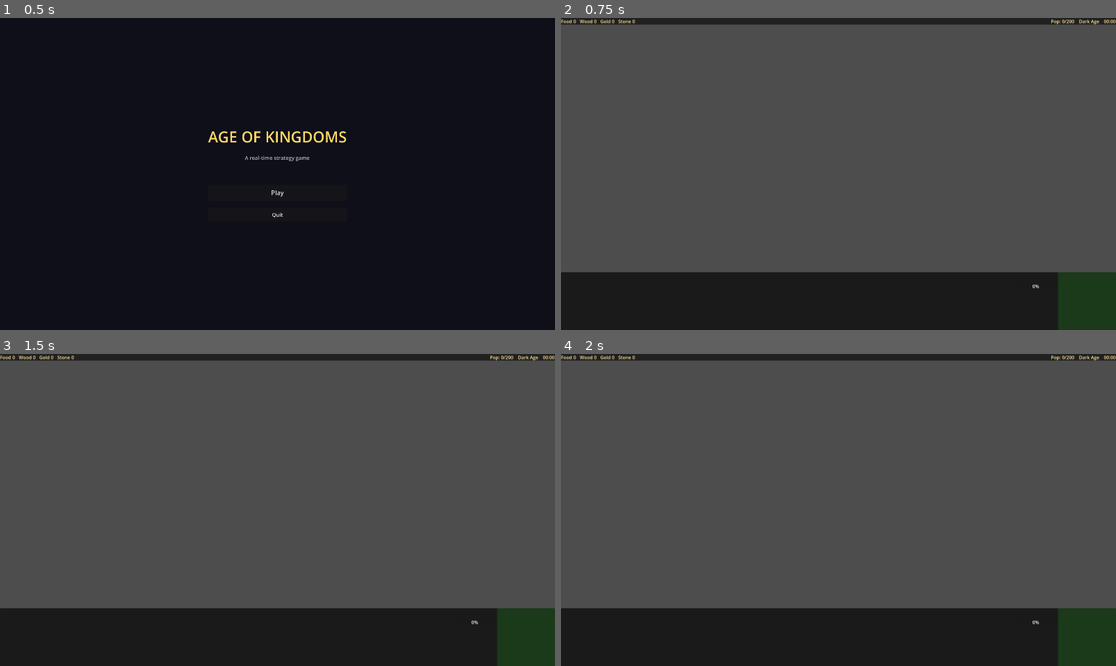
Above: before the commit, frames 1-4 (two rows, left to right).
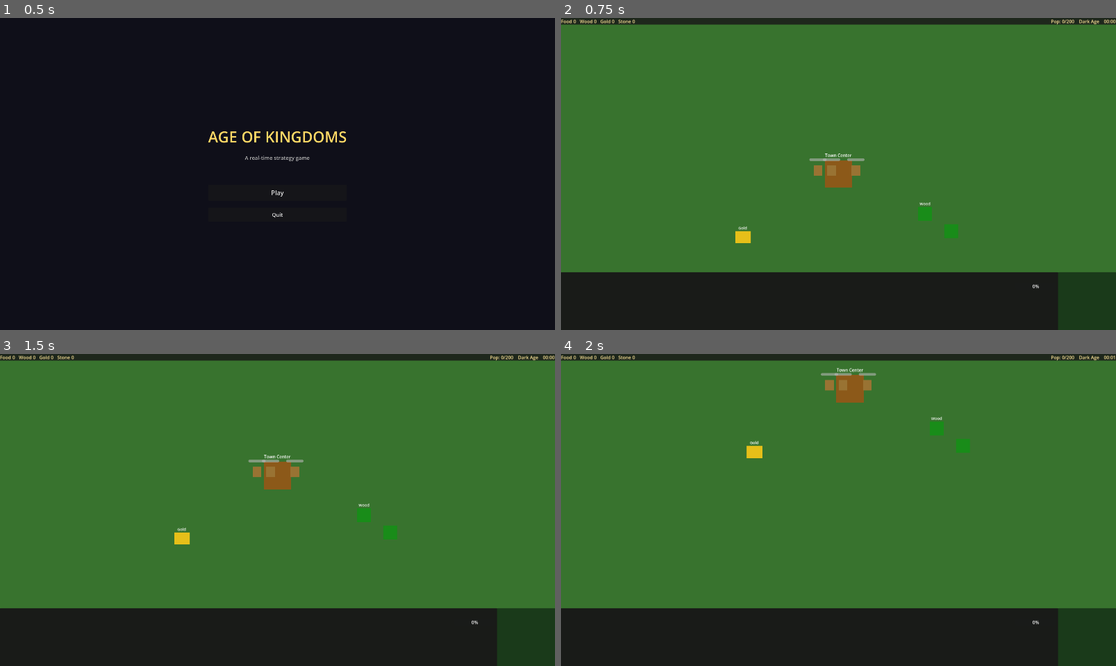
Above: after the commit, the same moments.

Repository: enrimr/rts-game-godot
Game: Godot game, scene res://scenes/game/main_menu.tscn
The game is run twice, just before and just after one commit, with the same random seed, the same clock (stepped at 60 frames per second) and the same inputs.
Inputs (mouse positions are in pixels of both pictures, inside the frame that each line leads up to):
- Up to frame 1 (0.5 s): no input
- Up to frame 2 (0.75 s): click "Play" at 0.5 s
- Up to frame 3 (1.5 s): tap Enter at 1.25 s; move the mouse to (399, 494) at 1.27 s; hold S (camera_pan_down) from 1.28 s (still down); click (399, 494) at 1.42 s
- Up to frame 4 (2 s): keep holding S (camera_pan_down); tap A (camera_pan_left) at 1.55 s

Frame 1 is identical in both runs. In frame 2, 79% of the frame differs, in the area x 0-100%, y 2-82%; in frame 3, 79%; in frame 4, 79%, in the area x 0-100%, y 0-82%.

Commit message:
Make villager visible and playable in game world
- Add colored rectangle placeholder body to villager.tscn (brown rect,
  no art assets needed) and fix SelectionCircle alpha 0 -> 0.7
- Rewrite game_world.tscn: add NavigationRegion2D (4000x4000 walkable
  area), Camera2D, green ground ColorRect, Town Center drop-off node,
  two wood trees, one gold mine — all with colored placeholder visuals
- Add game_world.gd: spawns 3 villagers on _ready, initialises player 0
  resources and population, handles camera pan (WASD), scroll-wheel zoom,
  left-click drag selection, right-click move order

Co-Authored-By: Claude Sonnet 4.6 <noreply@anthropic.com>

Diff:
--- a/project/scenes/game/game_world.tscn
+++ b/project/scenes/game/game_world.tscn
@@ -1,15 +1,132 @@
-[gd_scene load_steps=3 format=3 uid="uid://placeholder_game_world"]
+[gd_scene load_steps=12 format=3 uid="uid://placeholder_game_world"]
 
-[ext_resource type="PackedScene" path="res://scenes/ui/hud/hud.tscn" id="1_hud"]
-[ext_resource type="Script" path="res://scripts/map/map_manager.gd" id="2_mapmgr"]
+[ext_resource type="Script" path="res://scripts/game/game_world.gd" id="1_gwscript"]
+[ext_resource type="PackedScene" path="res://scenes/ui/hud/hud.tscn" id="2_hud"]
+[ext_resource type="Script" path="res://scripts/map/map_manager.gd" id="3_mapmgr"]
+[ext_resource type="Script" path="res://scripts/economy/drop_off_building.gd" id="4_dropoff"]
+[ext_resource type="Script" path="res://scripts/economy/resource_node.gd" id="5_resnode"]
+
+[sub_resource type="NavigationPolygon" id="NavigationPolygon_1"]
+vertices = PackedVector2Array(-2000, -2000, 2000, -2000, 2000, 2000, -2000, 2000)
+polygons = [PackedInt32Array(0, 1, 2, 3)]
+outlines = [PackedVector2Array(-2000, -2000, 2000, -2000, 2000, 2000, -2000, 2000)]
+
+[sub_resource type="RectangleShape2D" id="RectangleShape2D_ground"]
+size = Vector2(4000, 4000)
+
+[sub_resource type="CircleShape2D" id="CircleShape2D_dropoff"]
+radius = 32.0
+
+[sub_resource type="CircleShape2D" id="CircleShape2D_tree"]
+radius = 20.0
+
+[sub_resource type="StyleBoxFlat" id="StyleBoxFlat_ground"]
+bg_color = Color(0.22, 0.45, 0.18, 1.0)
 
 [node name="GameWorld" type="Node2D"]
+script = ExtResource("1_gwscript")
+
+[node name="Ground" type="ColorRect" parent="."]
+offset_left = -2000.0
+offset_top = -2000.0
+offset_right = 2000.0
+offset_bottom = 2000.0
+color = Color(0.22, 0.45, 0.18, 1.0)
+z_index = -10
+
+[node name="NavigationRegion2D" type="NavigationRegion2D" parent="."]
+navigation_polygon = SubResource("NavigationPolygon_1")
 
 [node name="MapManager" type="Node" parent="."]
-script = ExtResource("2_mapmgr")
+script = ExtResource("3_mapmgr")
+
+[node name="DropOffNode" type="Node2D" parent="."]
+position = Vector2(0.0, 0.0)
+script = ExtResource("4_dropoff")
+player_id = 0
+
+[node name="DropOffVisual" type="ColorRect" parent="DropOffNode"]
+offset_left = -32.0
+offset_top = -32.0
+offset_right = 32.0
+offset_bottom = 32.0
+color = Color(0.55, 0.35, 0.1, 1.0)
+
+[node name="DropOffLabel" type="Label" parent="DropOffNode"]
+offset_left = -40.0
+offset_top = -50.0
+offset_right = 40.0
+offset_bottom = -34.0
+text = "Town Center"
+horizontal_alignment = 1
+theme_override_font_sizes/font_size = 10
+theme_override_colors/font_color = Color(1, 1, 1, 1)
+
+[node name="Tree1" type="Node2D" parent="."]
+position = Vector2(200.0, 100.0)
+script = ExtResource("5_resnode")
+resource_type = 0
+initial_amount = 200.0
+
+[node name="TreeVisual1" type="ColorRect" parent="Tree1"]
+offset_left = -16.0
+offset_top = -24.0
+offset_right = 16.0
+offset_bottom = 8.0
+color = Color(0.1, 0.55, 0.1, 1.0)
+
+[node name="TreeLabel1" type="Label" parent="Tree1"]
+offset_left = -20.0
+offset_top = -38.0
+offset_right = 20.0
+offset_bottom = -26.0
+text = "Wood"
+horizontal_alignment = 1
+theme_override_font_sizes/font_size = 9
+theme_override_colors/font_color = Color(1, 1, 1, 1)
+
+[node name="Tree2" type="Node2D" parent="."]
+position = Vector2(260.0, 140.0)
+script = ExtResource("5_resnode")
+resource_type = 0
+initial_amount = 200.0
+
+[node name="TreeVisual2" type="ColorRect" parent="Tree2"]
+offset_left = -16.0
+offset_top = -24.0
+offset_right = 16.0
+offset_bottom = 8.0
+color = Color(0.1, 0.55, 0.1, 1.0)
+
+[node name="GoldMine" type="Node2D" parent="."]
+position = Vector2(-220.0, 150.0)
+script = ExtResource("5_resnode")
+resource_type = 1
+initial_amount = 150.0
+
+[node name="GoldVisual" type="ColorRect" parent="GoldMine"]
+offset_left = -18.0
+offset_top = -18.0
+offset_right = 18.0
+offset_bottom = 10.0
+color = Color(0.9, 0.75, 0.1, 1.0)
+
+[node name="GoldLabel" type="Label" parent="GoldMine"]
+offset_left = -20.0
+offset_top = -32.0
+offset_right = 20.0
+offset_bottom = -20.0
+text = "Gold"
+horizontal_alignment = 1
+theme_override_font_sizes/font_size = 9
+theme_override_colors/font_color = Color(1, 1, 1, 1)
 
 [node name="UnitsLayer" type="Node2D" parent="."]
 
 [node name="BuildingsLayer" type="Node2D" parent="."]
 
-[node name="HUD" parent="." instance=ExtResource("1_hud")]
+[node name="Camera2D" type="Camera2D" parent="."]
+position = Vector2(0.0, 0.0)
+zoom = Vector2(1.5, 1.5)
+
+[node name="HUD" parent="." instance=ExtResource("2_hud")]
--- a/project/scenes/units/villager.tscn
+++ b/project/scenes/units/villager.tscn
@@ -47,6 +47,13 @@
 script = ExtResource("1_villscr")
 unit_data = ExtResource("2_villdat")
 
+[node name="Body" type="ColorRect" parent="."]
+offset_left = -10.0
+offset_top = -20.0
+offset_right = 10.0
+offset_bottom = 4.0
+color = Color(0.6, 0.45, 0.2, 1.0)
+
 [node name="CollisionShape2D" type="CollisionShape2D" parent="."]
 shape = SubResource("CapsuleShape2D_1")
 
@@ -63,7 +70,7 @@
 visible = false
 
 [node name="SelectionCircle" type="Polygon2D" parent="SelectionIndicator"]
-color = Color(0, 1, 0, 0)
+color = Color(0, 1, 0, 0.7)
 polygon = PackedVector2Array(16.0, 0.0, 15.39, 3.92, 13.86, 7.65, 11.31, 11.31, 7.65, 13.86, 3.92, 15.39, 0.0, 16.0, -3 …(239 unchanged characters)…
 
 [node name="HealthBar" type="ProgressBar" parent="."]
--- /dev/null
+++ b/project/scripts/game/game_world.gd
@@ -0,0 +1,94 @@
+extends Node2D
+
+const VILLAGER_SCENE: PackedScene = preload("res://scenes/units/villager.tscn")
+const CAMERA_SPEED: float = 400.0
+const CAMERA_ZOOM_MIN: float = 0.5
+const CAMERA_ZOOM_MAX: float = 2.0
+const CAMERA_ZOOM_STEP: float = 0.1
+
+@onready var units_layer: Node2D = $UnitsLayer
+@onready var camera: Camera2D = $Camera2D
+@onready var drop_off: Node2D = $DropOffNode
+
+var _selected_villagers: Array[Node] = []
+var _drag_start: Vector2 = Vector2.ZERO
+var _dragging: bool = false
+
+func _ready() -> void:
+	ResourceManager.init_player(0)
+	PopulationManager.init_player(0)
+
+	# Spawn a few villagers around the drop-off point
+	for i: int in range(3):
+		var v: CharacterBody2D = VILLAGER_SCENE.instantiate()
+		units_layer.add_child(v)
+		v.global_position = drop_off.global_position + Vector2(i * 40 - 40, 0.0)
+		v.player_id = 0
+		EventBus.unit_spawned.emit(v, 0)
+
+	GameManager.start_game([{"id": 0}])
+
+func _process(delta: float) -> void:
+	_handle_camera(delta)
+
+func _handle_camera(delta: float) -> void:
+	var dir: Vector2 = Vector2.ZERO
+	if Input.is_action_pressed("camera_pan_left"):
+		dir.x -= 1.0
+	if Input.is_action_pressed("camera_pan_right"):
+		dir.x += 1.0
+	if Input.is_action_pressed("camera_pan_up"):
+		dir.y -= 1.0
+	if Input.is_action_pressed("camera_pan_down"):
+		dir.y += 1.0
+	camera.position += dir * CAMERA_SPEED * delta
+
+func _unhandled_input(event: InputEvent) -> void:
+	if event is InputEventMouseButton:
+		var mb: InputEventMouseButton = event as InputEventMouseButton
+		if mb.button_index == MOUSE_BUTTON_LEFT:
+			if mb.pressed:
+				_drag_start = mb.global_position
+				_dragging = true
+			else:
+				if _dragging:
+					_dragging = false
+					_finish_selection(mb.global_position)
+		elif mb.button_index == MOUSE_BUTTON_RIGHT and mb.pressed:
+			_issue_move_order(get_global_mouse_position())
+		elif mb.button_index == MOUSE_BUTTON_WHEEL_UP and mb.pressed:
+			camera.zoom = camera.zoom + Vector2(CAMERA_ZOOM_STEP, CAMERA_ZOOM_STEP)
+			camera.zoom = camera.zoom.clamp(Vector2(CAMERA_ZOOM_MIN, CAMERA_ZOOM_MIN),
+				Vector2(CAMERA_ZOOM_MAX, CAMERA_ZOOM_MAX))
+		elif mb.button_index == MOUSE_BUTTON_WHEEL_DOWN and mb.pressed:
+			camera.zoom = camera.zoom - Vector2(CAMERA_ZOOM_STEP, CAMERA_ZOOM_STEP)
+			camera.zoom = camera.zoom.clamp(Vector2(CAMERA_ZOOM_MIN, CAMERA_ZOOM_MIN),
+				Vector2(CAMERA_ZOOM_MAX, CAMERA_ZOOM_MAX))
+
+func _finish_selection(release_pos: Vector2) -> void:
+	var world_start: Vector2 = _screen_to_world(_drag_start)
+	var world_end: Vector2 = _screen_to_world(release_pos)
+	var rect: Rect2 = Rect2(world_start, Vector2.ZERO).expand(world_end)
+
+	for sel: Node in _selected_villagers:
+		if is_instance_valid(sel):
+			sel.set_selected(false)
+	_selected_villagers.clear()
+
+	for unit: Node in units_layer.get_children():
+		if not is_instance_valid(unit):
+			continue
+		var unit2d: Node2D = unit as Node2D
+		if rect.has_point(unit2d.global_position) or rect.get_area() < 10.0 and world_start.distance_to(unit2d.global_position) < 20.0:
+			unit.set_selected(true)
+			_selected_villagers.append(unit)
+
+	SelectionManager.select(_selected_villagers)
+
+func _issue_move_order(world_pos: Vector2) -> void:
+	for unit: Node in _selected_villagers:
+		if is_instance_valid(unit) and unit.has_method("order_move"):
+			unit.order_move(world_pos)
+
+func _screen_to_world(screen_pos: Vector2) -> Vector2:
+	return camera.get_screen_center_position() + (screen_pos - get_viewport().get_visible_rect().size * 0.5) / camera.zoom.x
Not shown: 1 places in project/scenes/units/villager.tscn that only renumber resources
